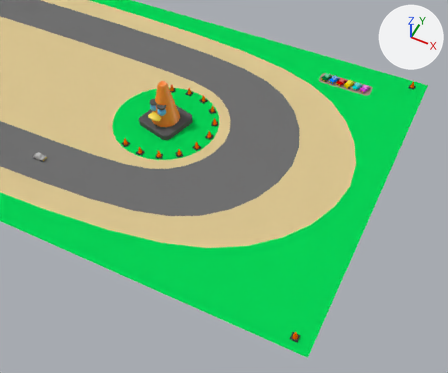
One commit to the Blender file Blender/Track3.blend: the scene before it, then after it.
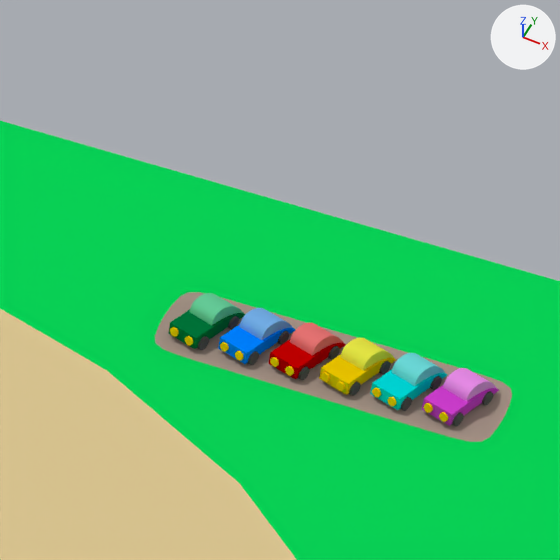
Each version appears first from a 50 mm camera at (221.2, -182.7, 198.0) aimed at (128.6, 2.4, -33.3), and next in a close-up on the part from 66% to 85% of the width and 8% to 30% of the height. Lighting does not change. The marker at upper right points along +X, +Y and +Z. The first two pictures are the older version.

In view in the first close-up: 'Grass', 'GravelOuter', 'SlopeCarBlue', 'SlopeCarCyan', 'SlopeCarGreen', 'SlopeCarMagenta', 'SlopeCarRed', 'SlopeCarYellow', 'VehicleRoad'.
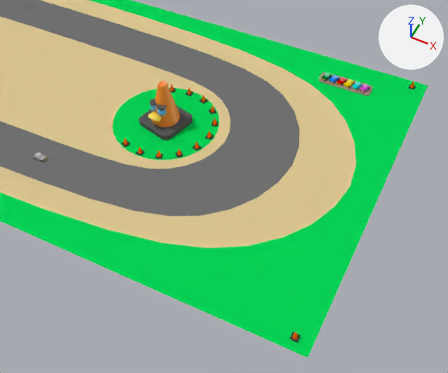
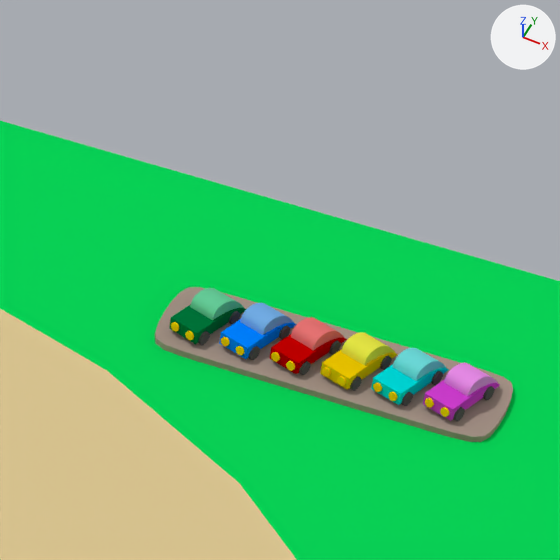
ob_slopecars is not drawn itself; it is the parent of ob_slopecarblue, ob_slopecarcyan, ob_slopecargreen, ob_slopecarmagenta, ob_slopecarred, ob_slopecaryellow.

Location of each change, (x1, y1, x2, y2) in pixels of the close-ups (560 x 560 px):
'VehicleRoad', reshaped, moved
    before: (155, 292, 512, 442)
    after: (155, 287, 513, 442)
'SlopeCarMagenta', moved
    before: (422, 368, 499, 427)
    after: (423, 363, 500, 421)
'SlopeCarCyan', moved
    before: (370, 353, 447, 411)
    after: (371, 348, 449, 406)
'SlopeCarYellow', moved
    before: (319, 338, 397, 396)
    after: (320, 332, 398, 391)
'SlopeCarRed', moved
    before: (269, 323, 346, 380)
    after: (270, 317, 347, 375)
'SlopeCarBlue', moved
    before: (218, 308, 296, 365)
    after: (219, 303, 297, 360)
'SlopeCarGreen', moved
    before: (168, 293, 245, 350)
    after: (169, 288, 246, 345)
part 1 of me_plane, built on (beige)
    after: (155, 287, 513, 442)
part 2 of me_plane, shading changed (beige)
    before: (155, 292, 512, 442)

What changed in the scene script:
```text
Change me_plane:
    used by ob_vehicleroad; location = (165.62, 64.33, 0.02)
    remove me_plane.from_pydata(...)  # 8 vertices, 3 faces; spans x -13.5..13.5, y -4.0..4.0, z 0.0
    add me_plane.from_pydata(...)  # 16 vertices, 14 faces; spans x -13.5..13.5, y -4.0..4.0, z 0.0..0.5
    me_plane part 1
    3 faces are deleted
    8 new vertices lie (0.0, 0.0, 0.5) away from vertices in x -13.5..13.5, y -4.0..4.0, z 0.0
    14 new faces join them
    me_plane part 2: 3 kept faces spanning x -13.5..13.5, y -4.0..4.0, z 0.0 are now shaded smooth
Change ob_slopecars:
    ob_slopecars.location: (0.0, 0.0, 0.0) -> (0.0, 0.0, 0.5)
Change ob_vehicleroad:
    ob_vehicleroad.location: (165.62, 64.33, 0.02) -> (165.62, 64.33, 0.0)
```
